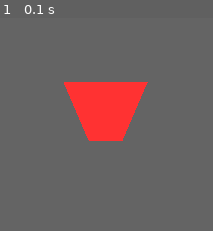
Above: before the commit, frame 1.
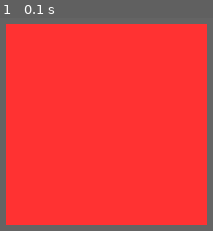
Above: after the commit, the same moment.

Repository: aaronpwinter/3d_space
Game: pygame game, started from pygame_example.py
The game is run twice, just before and just after one commit, with the same random seed, the same clock (stepped at 60 frames per second) and the same inputs.
Inputs:
- Up to frame 1 (0.1 s): no input

The runs differ from the first frame. In frame 1, 81% of the frame differs, in the area x 2-98%, y 2-98%.

Commit message:
added a rotation to the example, time to branch B)

Diff:
--- a/pygame_example.py
+++ b/pygame_example.py
@@ -1,4 +1,5 @@
 from linear_algebra import Vector
+from rotation import Rotation
 from camera import Camera
 
 import pygame
@@ -54,10 +55,12 @@
         Runs everything before the main loop (and after __init__)
         '''
         #Camera Stuffs
-        self._cam = Camera()
+        rotation = Rotation(0,0,0)
+        self._cam = Camera(rotation = rotation)
 
         #Example shapes
-        self._rectangle = [(-50,50,20), (50,50,20),(50,-50,200),(-50,-50,200)]
+        #self._rectangle = [(-50,50,20), (50,50,20),(50,-50,200),(-50,-50,200)]
+        self._rectangle = [(-200,200,100), (200,200,100),(200,-200,100),(-200,-200,100)]
         self._rect_color = pygame.Color(255,50,50)
 
         self._resize_display(_WINDOW_SIZE)
